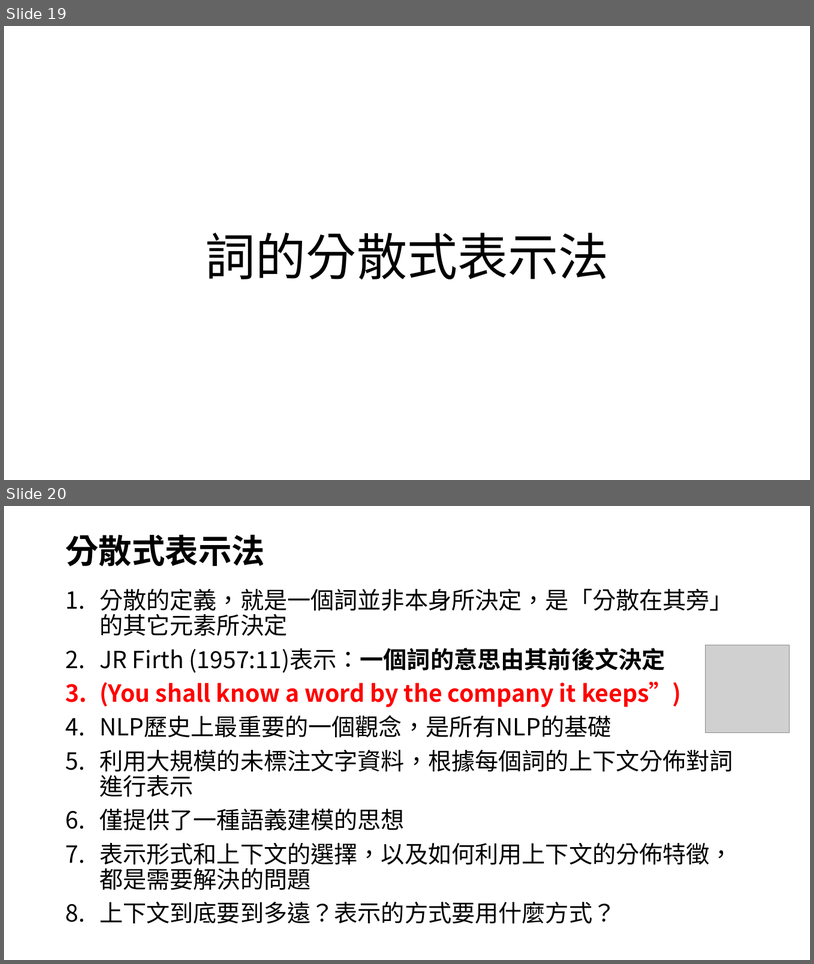
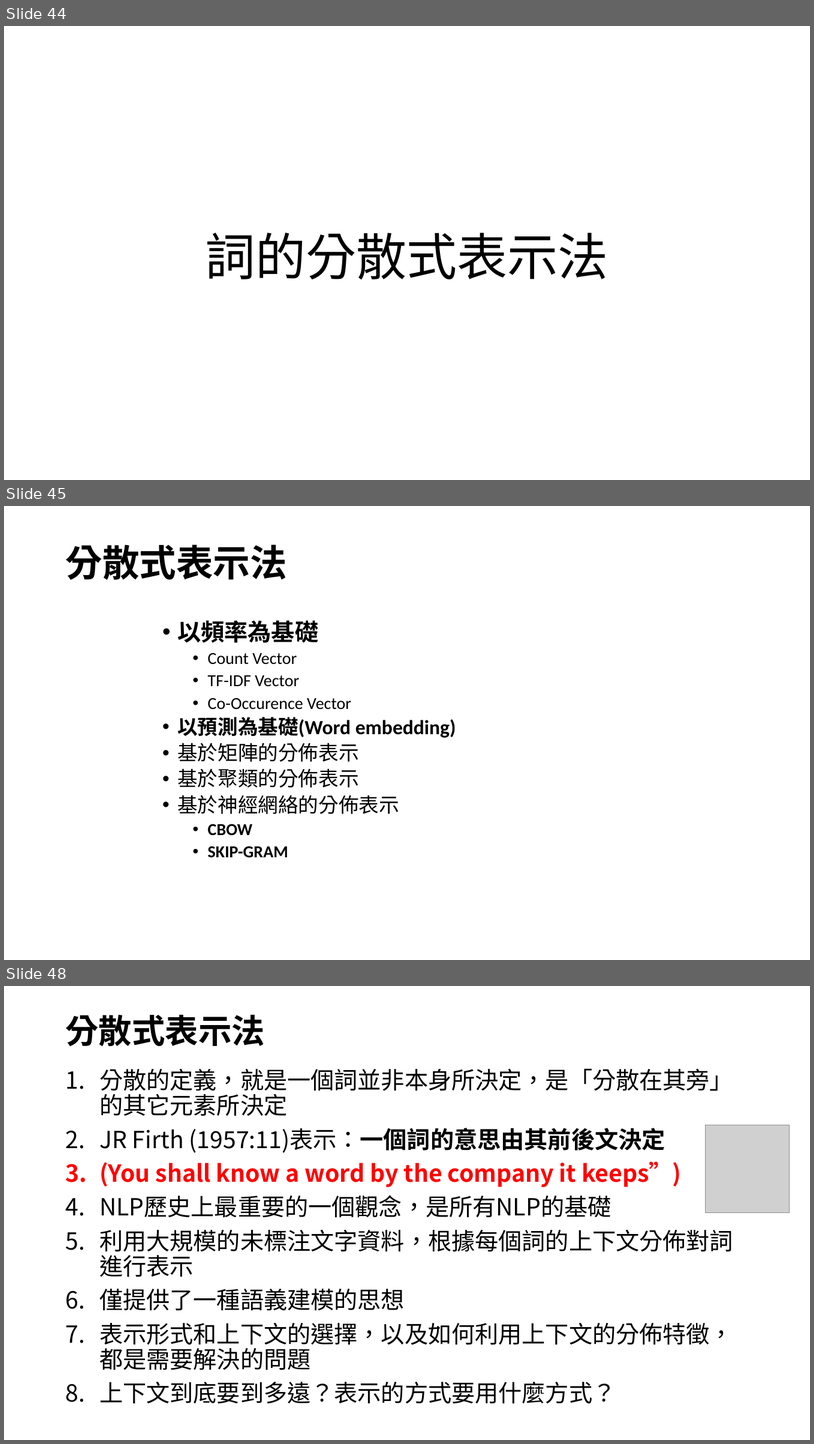
Before and after one commit to joshhu/nlp_must2022, a slide deck: lecture02.pptx. Shown one above the other, each under a label of ours: slides 19 and 20 before the commit, slides 44, 45 and 48 after it; the slides between them are not shown. The pictures are 814x964 and 814x1444 pixels, drawn with LibreOffice and Linux fonts; fonts in the diff are those of the drawing; grey boxes stand for pictures. Boxes give left, top, right and bottom in pixels: in the first picture for what was removed or moved away, otherwise in the second. Text is boxed around its words. In the diff, an @@ line names an element or a change of style, - is before the commit and + after.

```diff
--- a/lecture02.pptx
+++ b/lecture02.pptx
@@ slide 45 added at <box>4,506,810,960</box>, background #FFFFFF @@
@@ title added at <box>65,544,287,580</box>, 44 pt, text #000000, bold @@
+分散式表示法
@@ text added at <box>177,620,456,857</box>, 20 pt, text #000000 @@
+  • 以頻率為基礎
+    • Count Vector
+    • TF-IDF Vector
+    • Co-Occurence Vector
+  • 以預測為基礎(Word embedding)
+  • 基於矩陣的分佈表示
+  • 基於聚類的分佈表示
+  • 基於神經網絡的分佈表示
+    • CBOW
+    • SKIP-GRAM
@@ what was slide 19 is now slide 44 @@
@@ what was slide 20 is now slide 48 @@
```
Also in this commit, not shown: 3 slides changed, 33 other slides added, 2 slides removed, 13 other files.
